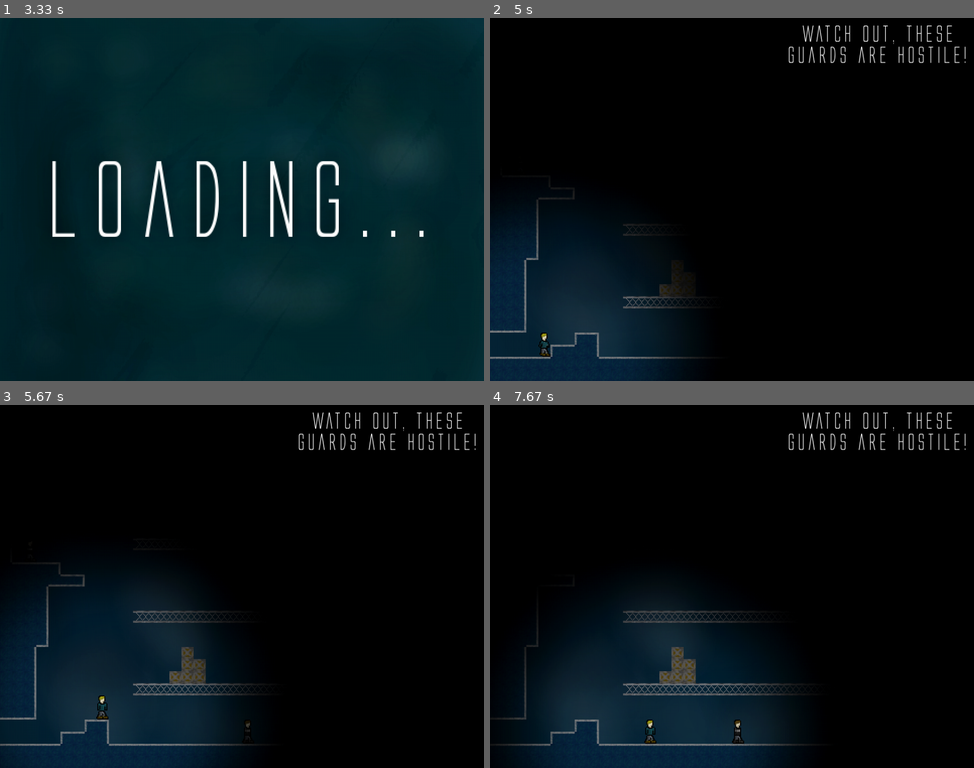
Above: before the commit, frames 1-4 (two rows, left to right).
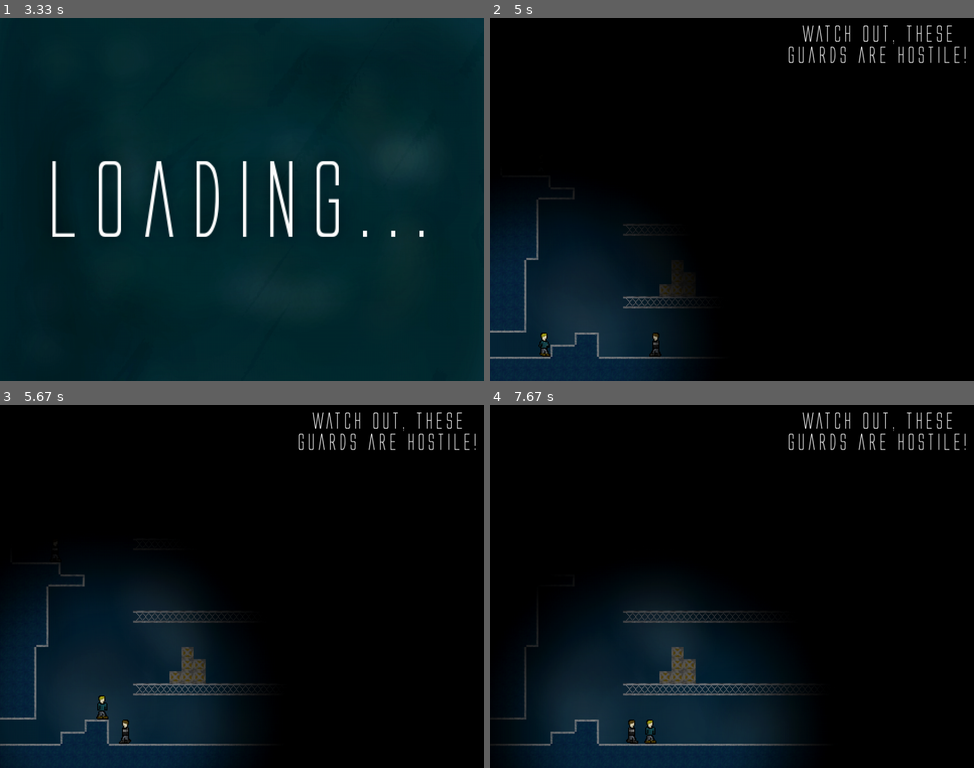
Above: after the commit, the same moments.

Repository: Sigton/stealth
Game: pygame game, started from main.py
The game is run twice, just before and just after one commit, with the same random seed, the same clock (stepped at 60 frames per second) and the same inputs.
Inputs:
- Up to frame 1 (3.33 s): no input
- Up to frame 2 (5 s): hold Right 3.4-4.03 s; hold Left 4.07-4.53 s; hold Right from 4.57 s (still down)
- Up to frame 3 (5.67 s): release Right at 5.03 s; hold Up 5.07-5.37 s; hold Right from 5.4 s (still down)
- Up to frame 4 (7.67 s): release Right at 5.87 s; hold Left 5.9-6.43 s; hold Left 6.47-6.87 s; hold Up 6.9-7.27 s; hold Right from 7.3 s (still down)

Frame 1 is identical in both runs. In frame 2, less than 0.1% of the frame differs, in the area x 32-36%, y 86-94%; in frame 3, 0.1%; in frame 4, 0.2%, in the area x 28-53%, y 86-94%.

Commit message:
Hostile guards can now track the player

Diff:
--- a/constants.py
+++ b/constants.py
@@ -17,3 +17,5 @@
 GUARD_SPEED = 1.5
 
 HGUARD_SPEED = 2.5
+HGUARD_FOLLOW_DIST = 500
+HGUARD_FRICTION = 0.8
--- a/guards.py
+++ b/guards.py
@@ -2,6 +2,7 @@
 import spritesheet
 import torches
 import constants
+import math
 
 
 class Guard(pygame.sprite.Sprite):
@@ -187,3 +188,92 @@
         self.image = self.stand_img_r
 
         self.rect = self.image.get_rect()
+
+    def update(self):
+
+        if self.rect.x < self.player.rect.x:
+            self.direction = "R"
+        else:
+            self.direction = "L"
+
+        if self.dist_to(self.player.rect.x, self.player.rect.y) < constants.HGUARD_FOLLOW_DIST and not self.on_edge():
+            if self.direction == "R":
+                self.xv = self.speed
+            else:
+                self.xv = -self.speed
+
+        if not abs(self.player.rect.x - self.rect.x) <= 5:
+            self.rect.x += self.xv
+            self.xv *= constants.HGUARD_FRICTION
+            if abs(self.xv) <= 0.5:
+                self.xv = 0
+
+            block_hit_list = pygame.sprite.spritecollide(self, self.level.platform_list, False)
+            for block in block_hit_list:
+                if self.xv > 0:
+                    self.rect.right = block.rect.left
+                else:
+                    self.rect.left = block.rect.right
+                self.xv = 0
+
+        else:
+            self.xv = 0
+
+        if abs(self.xv) > 0.5:
+            if self.direction == "R":
+                frame = (self.rect.x // 30) % len(self.walking_frames_r)
+                self.image = self.walking_frames_r[frame]
+            else:
+                frame = (self.rect.x // 30) % len(self.walking_frames_l)
+                self.image = self.walking_frames_l[frame]
+        else:
+            if self.direction == "R":
+                self.image = self.stand_img_r
+            else:
+                self.image = self.stand_img_l
+
+    def dist_to(self, x, y):
+
+        dx = x - self.rect.x
+        dy = y - self.rect.y
+
+        dist = math.sqrt(math.pow(dx, 2) + math.pow(dy, 2))
+        return dist
+
+    def on_ground(self):
+
+        # Helper function to check if sprite is on the ground
+        self.rect.y += 2
+        block_hit_list = pygame.sprite.spritecollide(self, self.level.platform_list, False)
+        self.rect.y -= 2
+
+        if len(block_hit_list):
+            return True
+        else:
+            return False
+
+    def on_edge(self):
+
+        # Helper function that checks if sprite is on an edge
+
+        if self.direction == "R":
+
+            self.rect.x += 24
+            on_ground = self.on_ground()
+            self.rect.x -= 24
+
+            if on_ground:
+                return False
+            else:
+                return True
+
+        else:
+
+            self.rect.x -= 24
+            on_ground = self.on_ground()
+            self.rect.x += 24
+
+            if on_ground:
+                return False
+            else:
+                return True
